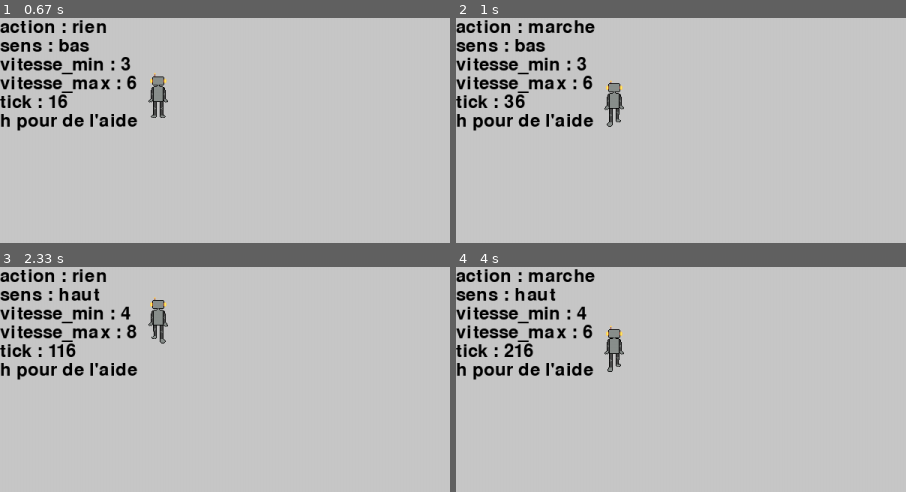
Above: before the commit, frames 1-4 (two rows, left to right).
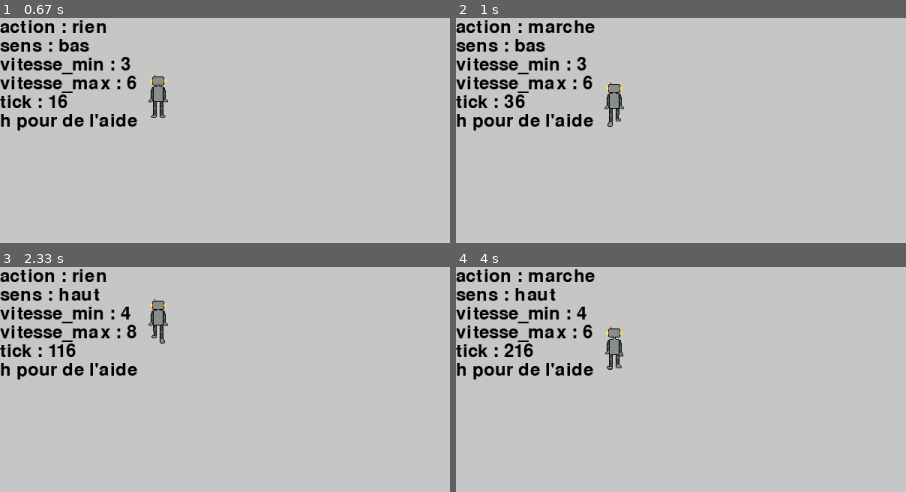
Above: after the commit, the same moments.

Repository: artieur262/Roborancon
Game: pygame game, started from main.py
The game is run twice, just before and just after one commit, with the same random seed, the same clock (stepped at 60 frames per second) and the same inputs.
Inputs (mouse positions are % of the whole screen's width and height, from its top left):
- Up to frame 1 (0.67 s): click (50, 40) at 0.38 s
- Up to frame 2 (1 s): tap Space at 0.67 s
- Up to frame 3 (2.33 s): hold Right 1-1.47 s; move the mouse to (51, 56) at 1.03 s; tap Space at 1.07, 1.37, 1.57, 1.9, 2.2 s; tap S at 1.15 s; hold Up 1.5-1.8 s; move the mouse to (26, 51) at 1.53 s; hold Right 1.83-2.3 s; move the mouse to (60, 72) at 1.87 s; tap Shift at 1.98 s
- Up to frame 4 (4 s): hold Left 2.33-2.87 s; move the mouse to (19, 73) at 2.37 s; tap Space at 2.4, 2.7, 2.97, 3.3, 3.6, 3.73 s; tap S at 2.48, 3.82 s; hold Down 2.9-3.2 s; move the mouse to (65, 15) at 2.93 s; hold Left 3.23-3.63 s; move the mouse to (87, 85) at 3.27 s; tap Shift at 3.38 s; hold Up from 3.67 s (still down); move the mouse to (62, 59) at 3.7 s
The pictures show only the part of the screen within x 0-50%, y 0-50%; the shares and areas given below are measured in that part.

Frame 1 is identical in both runs. In frame 2, 0.1% of the frame differs, in the area x 32-38%, y 28-49%; in frame 3, 0.1%; in frame 4, 0.2%, in the area x 32-38%, y 25-47%.

Commit message:
ajout des tile_set du personage

Diff:
--- /dev/null
+++ b/textures/entity/playeur/bras d/bras d.json
@@ -0,0 +1,106 @@
+{
+ "taille": [
+  64,
+  64
+ ],
+ "grille_pos": [
+  [
+   0,
+   0
+  ],
+  [
+   1,
+   0
+  ],
+  [
+   2,
+   0
+  ],
+  [
+   3,
+   0
+  ],
+  [
+   4,
+   0
+  ],
+  [
+   5,
+   0
+  ],
+  [
+   6,
+   0
+  ],
+  [
+   7,
+   0
+  ],
+  [
+   8,
+   0
+  ],
+  [
+   9,
+   0
+  ],
+  [
+   10,
+   0
+  ],
+  [
+   11,
+   0
+  ]
+ ],
+ "ancre": [
+  [
+   21,
+   37
+  ],
+  [
+   21,
+   37
+  ],
+  [
+   21,
+   37
+  ],
+  [
+   21,
+   37
+  ],
+  [
+   21,
+   37
+  ],
+  [
+   21,
+   37
+  ],
+  [
+   21,
+   37
+  ],
+  [
+   21,
+   37
+  ],
+  [
+   21,
+   37
+  ],
+  [
+   21,
+   37
+  ],
+  [
+   21,
+   37
+  ],
+  [
+   21,
+   37
+  ]
+ ]
+}
--- /dev/null
+++ b/textures/entity/playeur/bras g/bras g.json
@@ -0,0 +1,106 @@
+{
+ "taille": [
+  64,
+  64
+ ],
+ "grille_pos": [
+  [
+   0,
+   0
+  ],
+  [
+   1,
+   0
+  ],
+  [
+   2,
+   0
+  ],
+  [
+   3,
+   0
+  ],
+  [
+   4,
+   0
+  ],
+  [
+   5,
+   0
+  ],
+  [
+   6,
+   0
+  ],
+  [
+   7,
+   0
+  ],
+  [
+   8,
+   0
+  ],
+  [
+   9,
+   0
+  ],
+  [
+   10,
+   0
+  ],
+  [
+   11,
+   0
+  ]
+ ],
+ "ancre": [
+  [
+   21,
+   37
+  ],
+  [
+   21,
+   37
+  ],
+  [
+   21,
+   37
+  ],
+  [
+   21,
+   37
+  ],
+  [
+   21,
+   37
+  ],
+  [
+   21,
+   37
+  ],
+  [
+   21,
+   37
+  ],
+  [
+   21,
+   37
+  ],
+  [
+   21,
+   37
+  ],
+  [
+   21,
+   37
+  ],
+  [
+   21,
+   37
+  ],
+  [
+   21,
+   37
+  ]
+ ]
+}
--- /dev/null
+++ b/textures/entity/playeur/corps/corps.json
@@ -0,0 +1,106 @@
+{
+ "taille": [
+  64,
+  64
+ ],
+ "grille_pos": [
+  [
+   0,
+   0
+  ],
+  [
+   1,
+   0
+  ],
+  [
+   2,
+   0
+  ],
+  [
+   3,
+   0
+  ],
+  [
+   4,
+   0
+  ],
+  [
+   5,
+   0
+  ],
+  [
+   6,
+   0
+  ],
+  [
+   7,
+   0
+  ],
+  [
+   8,
+   0
+  ],
+  [
+   9,
+   0
+  ],
+  [
+   10,
+   0
+  ],
+  [
+   11,
+   0
+  ]
+ ],
+ "ancre": [
+  [
+   21,
+   37
+  ],
+  [
+   21,
+   37
+  ],
+  [
+   21,
+   37
+  ],
+  [
+   21,
+   37
+  ],
+  [
+   21,
+   37
+  ],
+  [
+   21,
+   37
+  ],
+  [
+   21,
+   37
+  ],
+  [
+   21,
+   37
+  ],
+  [
+   21,
+   37
+  ],
+  [
+   21,
+   37
+  ],
+  [
+   21,
+   37
+  ],
+  [
+   21,
+   37
+  ]
+ ]
+}
--- /dev/null
+++ b/textures/entity/playeur/jambe d/jambe d.json
@@ -0,0 +1,106 @@
+{
+ "taille": [
+  64,
+  64
+ ],
+ "grille_pos": [
+  [
+   0,
+   0
+  ],
+  [
+   1,
+   0
+  ],
+  [
+   2,
+   0
+  ],
+  [
+   3,
+   0
+  ],
+  [
+   4,
+   0
+  ],
+  [
+   5,
+   0
+  ],
+  [
+   6,
+   0
+  ],
+  [
+   7,
+   0
+  ],
+  [
+   8,
+   0
+  ],
+  [
+   9,
+   0
+  ],
+  [
+   10,
+   0
+  ],
+  [
+   11,
+   0
+  ]
+ ],
+ "ancre": [
+  [
+   21,
+   37
+  ],
+  [
+   21,
+   37
+  ],
+  [
+   21,
+   37
+  ],
+  [
+   21,
+   37
+  ],
+  [
+   21,
+   37
+  ],
+  [
+   21,
+   37
+  ],
+  [
+   21,
+   37
+  ],
+  [
+   21,
+   37
+  ],
+  [
+   21,
+   37
+  ],
+  [
+   21,
+   37
+  ],
+  [
+   21,
+   37
+  ],
+  [
+   21,
+   37
+  ]
+ ]
+}
--- /dev/null
+++ b/textures/entity/playeur/jambe g/jambe g.json
@@ -0,0 +1,106 @@
+{
+ "taille": [
+  64,
+  64
+ ],
+ "grille_pos": [
+  [
+   0,
+   0
+  ],
+  [
+   1,
+   0
+  ],
+  [
+   2,
+   0
+  ],
+  [
+   3,
+   0
+  ],
+  [
+   4,
+   0
+  ],
+  [
+   5,
+   0
+  ],
+  [
+   6,
+   0
+  ],
+  [
+   7,
+   0
+  ],
+  [
+   8,
+   0
+  ],
+  [
+   9,
+   0
+  ],
+  [
+   10,
+   0
+  ],
+  [
+   11,
+   0
+  ]
+ ],
+ "ancre": [
+  [
+   21,
+   37
+  ],
+  [
+   21,
+   37
+  ],
+  [
+   21,
+   37
+  ],
+  [
+   21,
+   37
+  ],
+  [
+   21,
+   37
+  ],
+  [
+   21,
+   37
+  ],
+  [
+   21,
+   37
+  ],
+  [
+   21,
+   37
+  ],
+  [
+   21,
+   37
+  ],
+  [
+   21,
+   37
+  ],
+  [
+   21,
+   37
+  ],
+  [
+   21,
+   37
+  ]
+ ]
+}
--- /dev/null
+++ b/textures/entity/playeur/tete/tete.json
@@ -0,0 +1,106 @@
+{
+ "taille": [
+  64,
+  64
+ ],
+ "grille_pos": [
+  [
+   0,
+   0
+  ],
+  [
+   1,
+   0
+  ],
+  [
+   2,
+   0
+  ],
+  [
+   3,
+   0
+  ],
+  [
+   4,
+   0
+  ],
+  [
+   5,
+   0
+  ],
+  [
+   6,
+   0
+  ],
+  [
+   7,
+   0
+  ],
+  [
+   8,
+   0
+  ],
+  [
+   9,
+   0
+  ],
+  [
+   10,
+   0
+  ],
+  [
+   11,
+   0
+  ]
+ ],
+ "ancre": [
+  [
+   21,
+   37
+  ],
+  [
+   21,
+   37
+  ],
+  [
+   21,
+   37
+  ],
+  [
+   21,
+   37
+  ],
+  [
+   21,
+   37
+  ],
+  [
+   21,
+   37
+  ],
+  [
+   21,
+   37
+  ],
+  [
+   21,
+   37
+  ],
+  [
+   21,
+   37
+  ],
+  [
+   21,
+   37
+  ],
+  [
+   21,
+   37
+  ],
+  [
+   21,
+   37
+  ]
+ ]
+}
--- a/textures/tileset_assemble.py
+++ b/textures/tileset_assemble.py
@@ -70,8 +70,8 @@
     data_taille=True
     pygame.init()
     screen = pygame.display.set_mode((800, 600))
-    nom_dossier="textures/entity/playeur/corps/"
-    nom="corps"
+    nom_dossier="textures/entity/playeur/tete/"
+    nom="tete"
     img=liste_image_dossier(nom_dossier,nom)
     taille=(64,64)
 
Binary file added: textures/entity/playeur/bras d/bras d.png
Binary file added: textures/entity/playeur/bras g/bras g.png
Binary file added: textures/entity/playeur/corps/corps.png
Binary file added: textures/entity/playeur/jambe d/jambe d.png
Binary file added: textures/entity/playeur/jambe g/jambe g.png
Binary file added: textures/entity/playeur/tete/tete.png
